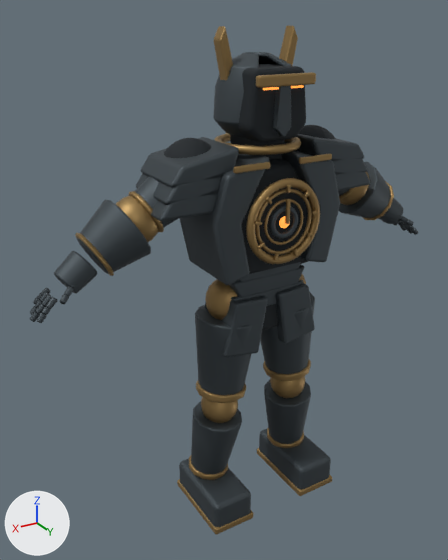
What one commit did to the glTF model assets/characters/rigged/sentinel.glb.
Both versions are drawn from a 50 mm lens placed at (1.42, 2.11, 2.22), pointed at (0.12, -0.06, 1.13). Lighting does not change. The marker at lower left points along +X, +Y and +Z. The picture after the commit comes second. Vertices at exactly the same position are counted once.

The older version as bpy lines, for what is in view:
```python
mat_sentinel_bronze = principled_material('Sentinel_Bronze')
mat_sentinel_bronze.base_color = (0.34, 0.22, 0.085)  # brown #9e8152
mat_sentinel_bronze.metallic = 0.76
mat_sentinel_iron = principled_material('Sentinel_Iron')
mat_sentinel_iron.base_color = (0.075, 0.092, 0.103)  # dark grey #4d565a
mat_sentinel_iron.metallic = 0.8
mat_sentinel_iron.roughness = 0.62
mat_sentinel_recess = principled_material('Sentinel_Recess')
mat_sentinel_recess.base_color = (0.012, 0.017, 0.021)  # black #1d2328
mat_sentinel_recess.metallic = 0.25
mat_sentinel_recess.roughness = 0.82
me_cube = bpy.data.meshes.new('Cube')
me_cube.from_pydata(...)  # 16856 vertices, 33312 faces; spans x -0.98..0.98, y -0.18..0.24, z 0.01..2.18
# faces by material slot: [1916, 19336, 11244, 816]
me_cube.materials.append(mat_sentinel_recess)  # black #1d2328
me_cube.materials.append(mat_sentinel_iron)  # dark grey #4d565a
me_cube.materials.append(mat_sentinel_bronze)  # brown #9e8152
me_cube.materials.append(mat_sentinel_ember)  # orange #ed8e3c, glowing orange #ff9941
ob_sentinel_authoredbody = bpy.data.objects.new('Sentinel_AuthoredBody', me_cube)
ob_sentinel_authoredbody.location = (0.0, 0.0, 0.0)
```
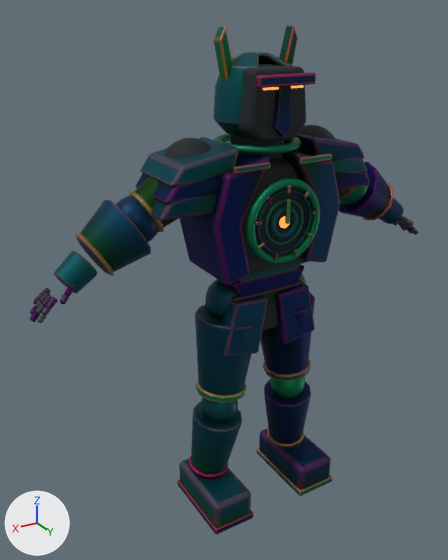
The change, as a list of edits to the scene's bpy script:
```text
Change mat_sentinel_recess:
    where n0 = _N.new('ShaderNodeBsdfPrincipled'); n0.name = 'Principled BSDF'
    remove n0.inputs[0].default_value = (0.012, 0.017, 0.021, 1.0)  # 'Base Color', black #1d2328
    add n2 = _N.new('ShaderNodeMix'); n2.name = 'Mix'
    add n2.data_type = 'RGBA'
    add n2.blend_type = 'MULTIPLY'
    add n2.inputs[0].default_value = 1.0  # 'Factor'
    add n2.inputs[7].default_value = (0.012, 0.017, 0.021, 1.0)  # 'B', black #1d2328
    add n3 = _N.new('ShaderNodeVertexColor'); n3.name = 'Color Attribute'
    add _L.new(n2.outputs[2], n0.inputs[0])  # 'Result' to 'Base Color'
    add _L.new(n3.outputs[0], n2.inputs[6])  # 'Color' to 'A'
Change mat_sentinel_iron:
    where n0 = _N.new('ShaderNodeBsdfPrincipled'); n0.name = 'Principled BSDF'
    remove n0.inputs[0].default_value = (0.075, 0.092, 0.103, 1.0)  # 'Base Color', dark grey #4d565a
    add n2 = _N.new('ShaderNodeMix'); n2.name = 'Mix'
    add n2.data_type = 'RGBA'
    add n2.blend_type = 'MULTIPLY'
    add n2.inputs[0].default_value = 1.0  # 'Factor'
    add n2.inputs[7].default_value = (0.075, 0.092, 0.103, 1.0)  # 'B', dark grey #4d565a
    add n3 = _N.new('ShaderNodeVertexColor'); n3.name = 'Color Attribute'
    add _L.new(n2.outputs[2], n0.inputs[0])  # 'Result' to 'Base Color'
    add _L.new(n3.outputs[0], n2.inputs[6])  # 'Color' to 'A'
Change mat_sentinel_bronze:
    where n0 = _N.new('ShaderNodeBsdfPrincipled'); n0.name = 'Principled BSDF'
    remove n0.inputs[0].default_value = (0.34, 0.22, 0.085, 1.0)  # 'Base Color', brown #9e8152
    add n2 = _N.new('ShaderNodeMix'); n2.name = 'Mix'
    add n2.data_type = 'RGBA'
    add n2.blend_type = 'MULTIPLY'
    add n2.inputs[0].default_value = 1.0  # 'Factor'
    add n2.inputs[7].default_value = (0.34, 0.22, 0.085, 1.0)  # 'B', brown #9e8152
    add n3 = _N.new('ShaderNodeVertexColor'); n3.name = 'Color Attribute'
    add _L.new(n2.outputs[2], n0.inputs[0])  # 'Result' to 'Base Color'
    add _L.new(n3.outputs[0], n2.inputs[6])  # 'Color' to 'A'
Change me_cube:
    where me_cube.from_pydata(...)  # 16856 vertices, 33312 faces; spans x -0.98..0.98, y -0.18..0.24, z 0.01..2.18
    used by ob_sentinel_authoredbody; location = (0.0, 0.0, 0.0)
    me_cube part 1: 582 of 16856 vertices moved; they spanned x -0.18..0.51, y -0.14..0.19, z 0.85..2.18 and now span x -0.18..0.51, y -0.14..0.19, z 0.85..2.18; mean shift (0.0, 0.0, 0.0); largest move (0.1, 0.13, 1.78) -> (0.07, 0.15, 1.79)
```

Pixel boxes (x1, y1, x2, y2) of what changed, in the pictures (448 x 560 px; the box of a moved part takes in the faces that stretch with it):
'Sentinel_AuthoredBody', recoloured
    both: (29, 26, 418, 534)
part 1 of me_cube, moved or reshaped
    both: (136, 26, 306, 357)
